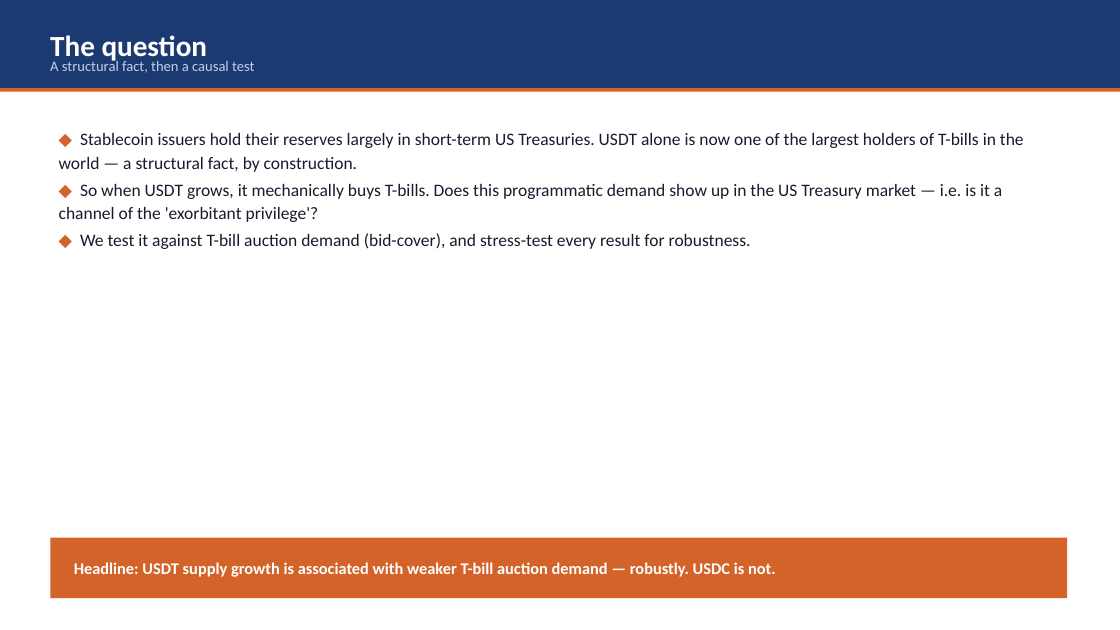
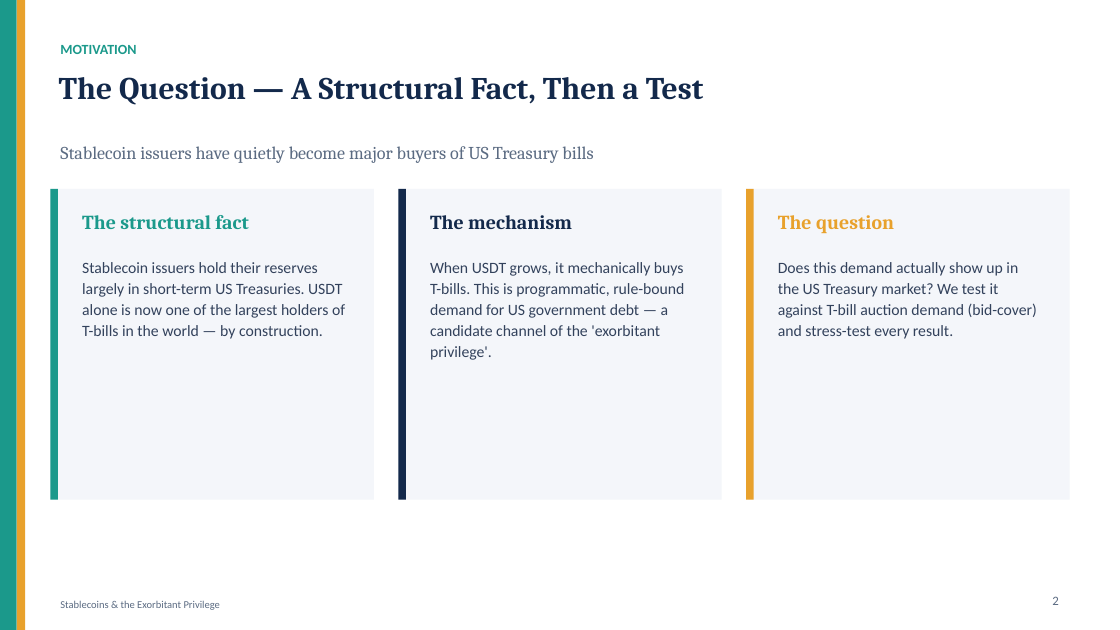
Before and after one commit to kimmireu0921/Stablecoins-and-the-Exorbitant-Privilege, a slide deck: slide 2 of Oybek_updates/FINAL_Stablecoin_Privilege.pptx. Drawn at 1120x630 pixels with LibreOffice and Linux fonts; fonts in the diff are those of the drawing. Boxes give left, top, right and bottom in pixels: in the first picture for what was removed or moved away, otherwise in the second. Text is boxed around its words. In the diff, an @@ line names an element or a change of style, - is before the commit and + after.

```diff
--- a/Oybek_updates/FINAL_Stablecoin_Privilege.pptx
+++ b/Oybek_updates/FINAL_Stablecoin_Privilege.pptx
@@ rectangle removed at (x1=0, y1=0, x2=1120, y2=88) @@
@@ rectangle added at (x1=0, y1=0, x2=17, y2=630), fill #1B998B @@
@@ rectangle added at (x1=17, y1=0, x2=25, y2=630), fill #E8A12C @@
@@ text added at (x1=60, y1=45, x2=136, y2=54), 12 pt, text #1B998B, bold @@
+MOTIVATION
@@ rectangle removed at (x1=0, y1=88, x2=1120, y2=92) @@
@@ text at (x1=59, y1=77, x2=703, y2=105): text changed; size 12.5 to 27 pt; font Calibri to Cambria; text colour #BFD0E8 to #13294B; bold on @@
-A structural fact, then a causal test
+The Question — A Structural Fact, Then a Test
@@ text at (x1=60, y1=146, x2=593, y2=163): text changed; size 15 to 15.5 pt; font Calibri to Cambria; text colour #1A1A2E to #5B6B82 @@
-◆ Stablecoin issuers hold their reserves largely in short-term US Treasuries. USDT alone is now one of the largest holders of T-bills in the world — a structural fact, by construction.
-◆ So when USDT grows, it mechanically buys T-bills. Does this programmatic demand show up in the US Treasury market — i.e. is it a channel of the 'exorbitant privilege'?
-◆ We test it against T-bill auction demand (bid-cover), and stress-test every result for robustness.
+Stablecoin issuers have quietly become major buyers of US Treasury bills
@@ rectangle added at (x1=50, y1=189, x2=374, y2=500), fill #F4F6FA @@
@@ rectangle added at (x1=50, y1=189, x2=58, y2=500), fill #1B998B @@
@@ rectangle added at (x1=398, y1=189, x2=722, y2=500), fill #F4F6FA @@
@@ rectangle added at (x1=398, y1=189, x2=406, y2=500), fill #13294B @@
@@ rectangle added at (x1=746, y1=189, x2=1070, y2=500), fill #F4F6FA @@
@@ rectangle added at (x1=746, y1=189, x2=754, y2=500), fill #E8A12C @@
@@ text "The question" moved from (x1=50, y1=35, x2=208, y2=64) to (x1=778, y1=215, x2=894, y2=233) @@
@@ text "The question" at (x1=778, y1=215, x2=894, y2=233): size 25 to 17 pt, font Calibri to Cambria, text colour #FFFFFF to #E8A12C; vertical alignment middle to top @@
@@ text added at (x1=82, y1=215, x2=248, y2=229), 17 pt, text #1B998B, bold @@
+The structural fact
@@ text added at (x1=430, y1=215, x2=572, y2=229), 17 pt, text #13294B, bold @@
+The mechanism
@@ text added at (x1=82, y1=262, x2=345, y2=339), 13.5 pt, text #33425C @@
+Stablecoin issuers hold their reserves largely in short-term US Treasuries. USDT alone is now one of the largest holders of T-bills in the world — by construction.
@@ text added at (x1=430, y1=262, x2=684, y2=360), 13.5 pt, text #33425C @@
+When USDT grows, it mechanically buys T-bills. This is programmatic, rule-bound demand for US government debt — a candidate channel of the 'exorbitant privilege'.
@@ text added at (x1=778, y1=262, x2=1037, y2=339), 13.5 pt, text #33425C @@
+Does this demand actually show up in the US Treasury market? We test it against T-bill auction demand (bid-cover) and stress-test every result.
@@ rectangle removed at (x1=50, y1=538, x2=1067, y2=598) @@
@@ text removed at (x1=74, y1=562, x2=776, y2=577) @@
-Headline: USDT supply growth is associated with weaker T-bill auction demand — robustly. USDC is not.
@@ text added at (x1=1052, y1=596, x2=1058, y2=605), 11 pt, text #5B6B82 @@
+2
@@ text added at (x1=60, y1=601, x2=220, y2=610), 9 pt, text #5B6B82 @@
+Stablecoins & the Exorbitant Privilege
```
Also in this commit, not shown: 5 other slides changed, 9 slides added, 4 slides removed, 2 other files.
